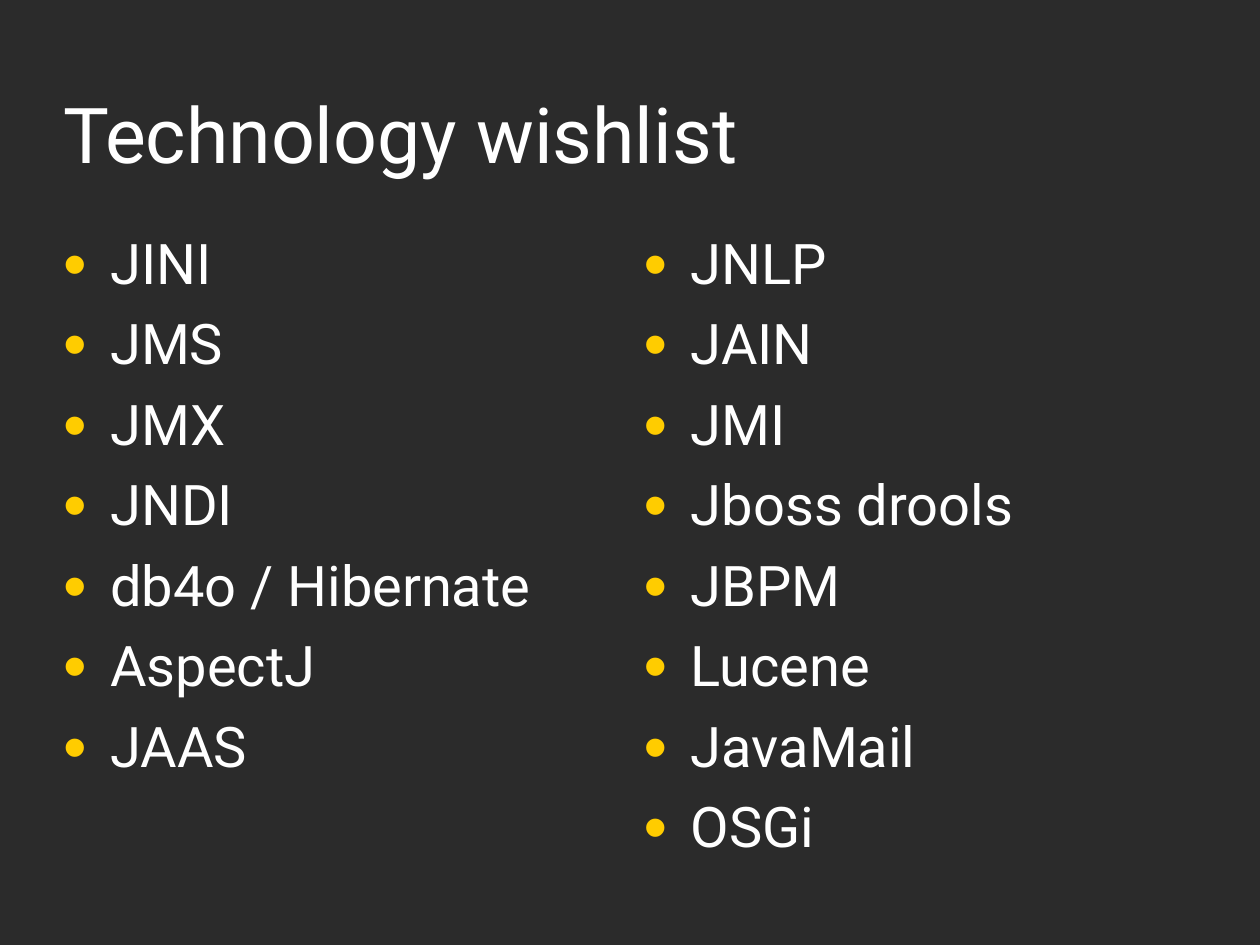
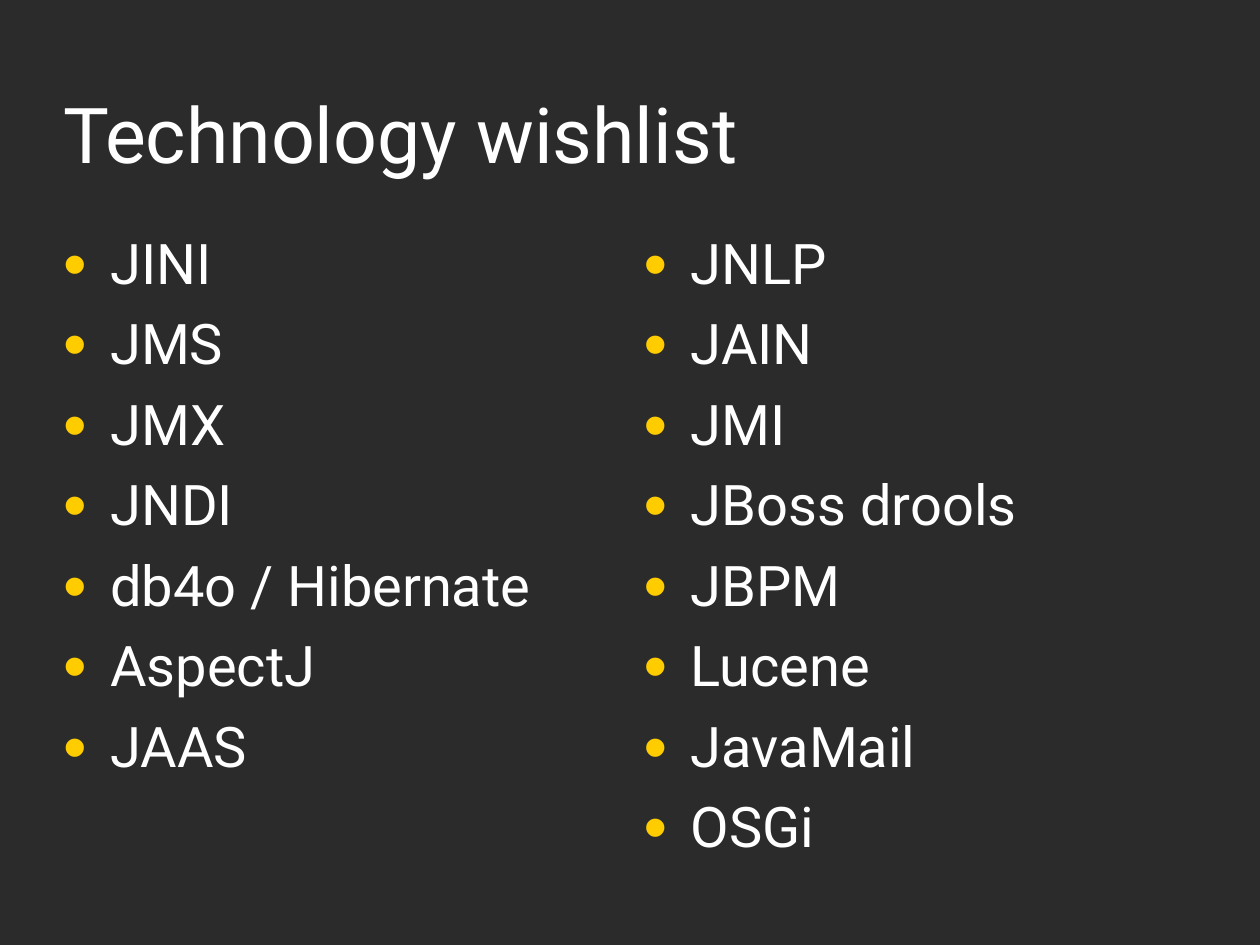
Before and after one commit to jnode/jnode, a slide deck: slide 9 of docs/presentations/TheWayAhead.odp (slide 7 before the commit). Drawn at 1260x945 pixels with LibreOffice and Linux fonts; fonts in the diff are those of the drawing; background and template pictures are left out; a plain dark background stands for a picture behind light text. Boxes give left, top, right and bottom in pixels: in the first picture for what was removed or moved away, otherwise in the second. Text is boxed around its words. In the diff, an @@ line names an element or a change of style, - is before the commit and + after.

```diff
--- a/docs/presentations/TheWayAhead.odp
+++ b/docs/presentations/TheWayAhead.odp
@@ text at <box>691,483,1016,526</box>: text changed @@
-• Jboss drools
+• JBoss drools
```
Also in this commit, not shown: 1 other slide changed, 2 slides added, 1 other file.
